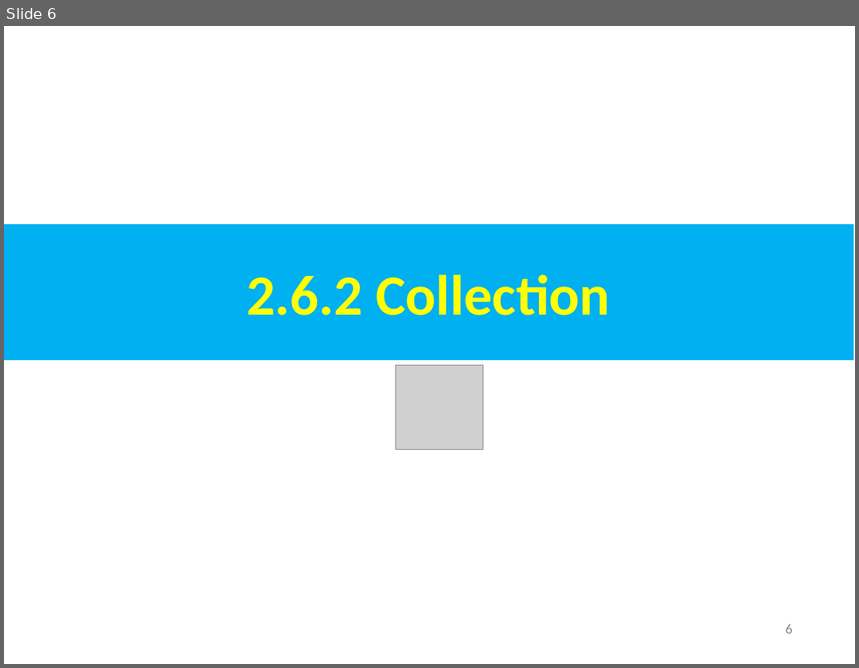
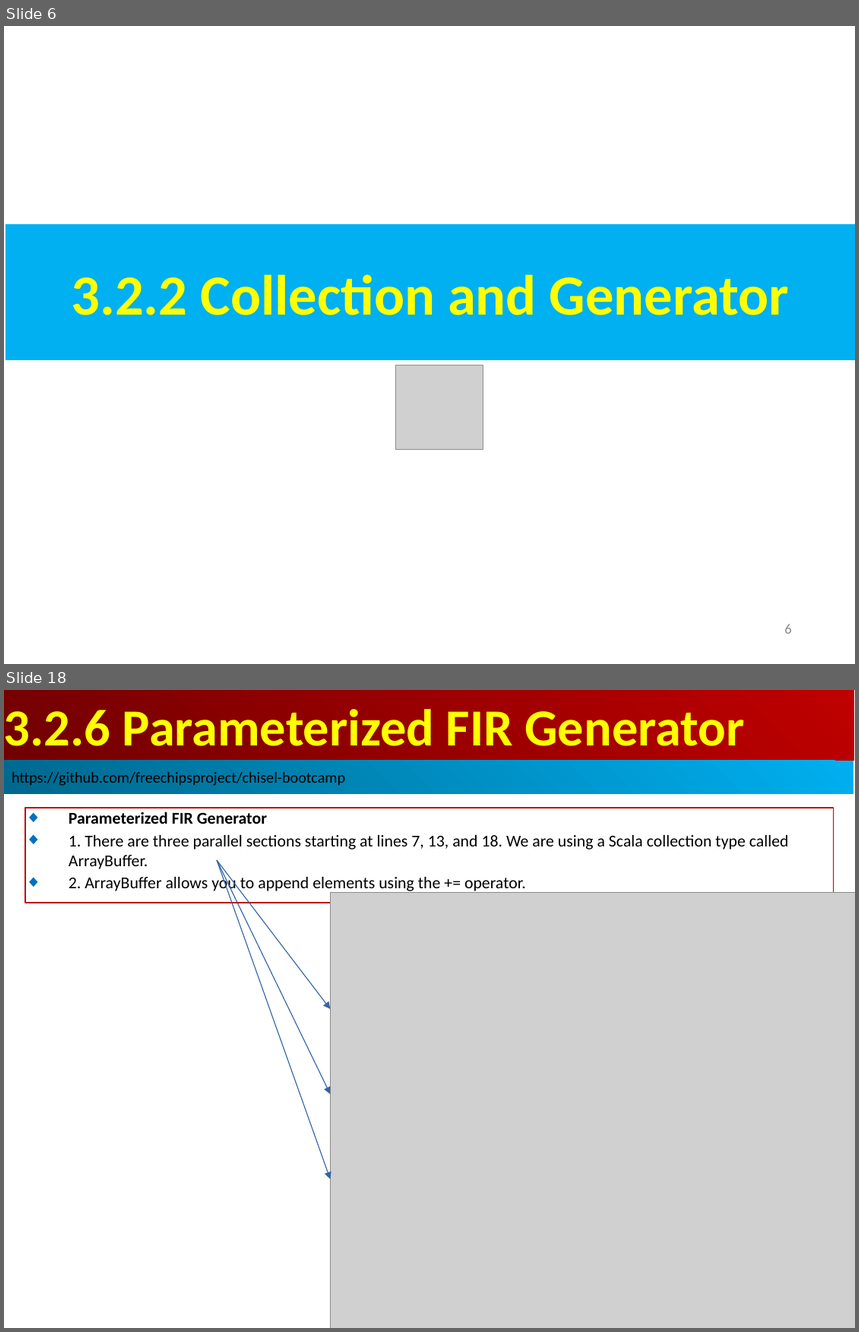
Before and after one commit to peterhchen/AIU_CS800_Chisel, a slide deck: 300_UCB_BC/003.2_Collection/000_Video/003.2_Collection.ppt. Shown one above the other, each under a label of ours: slide 6 before the commit, slides 6 and 18 after it; the slides between them are not shown. The pictures are 859x668 and 859x1332 pixels, drawn with LibreOffice and Linux fonts; fonts in the diff are those of the drawing; grey boxes stand for pictures. Boxes give left, top, right and bottom in pixels: in the first picture for what was removed or moved away, otherwise in the second. Text is boxed around its words. In the diff, an @@ line names an element or a change of style, - is before the commit and + after.

```diff
--- a/300_UCB_BC/003.2_Collection/000_Video/003.2_Collection.ppt
+++ b/300_UCB_BC/003.2_Collection/000_Video/003.2_Collection.ppt
@@ slide 18 added at [4,690,855,1328], background #FFFFFF @@
@@ rectangle added at [4,690,854,761], fill gradient #BF0000 to #710000, 44 pt, text #FFFF00, bold @@
+3.2.6 Parameterized FIR Generator
@@ rectangle added at [4,761,854,794], fill gradient #00AFEF to #00688E, 13 pt, text #000000 @@
+https://github.com/freechipsproject/chisel-bootcamp
@@ rectangle added at [25,808,834,903], outline #C00000 0.74 pt, 14 pt, text #000000 @@
+◆ Parameterized FIR Generator
+◆ 1. There are three parallel sections starting at lines 7, 13, and 18. We are using a Scala collection type called ArrayBuffer.
+◆ 2. ArrayBuffer allows you to append elements using the += operator.
@@ arrow added from (217, 860) to (330, 1009), #3465A4 0.74 pt @@
@@ arrow added from (217, 860) to (330, 1094), #3465A4 0.74 pt @@
@@ arrow added from (217, 860) to (330, 1179), #3465A4 0.74 pt @@
@@ picture added at [330,893,855,1328] @@
@@ slide 6 changed as well @@
@@ text in rectangle at [71,275,789,316]: text changed @@
-2.6.2 Collection
+3.2.2 Collection and Generator
```
Also in this commit, not shown: 6 other slides changed, 26 other slides added, 1 slide removed.
